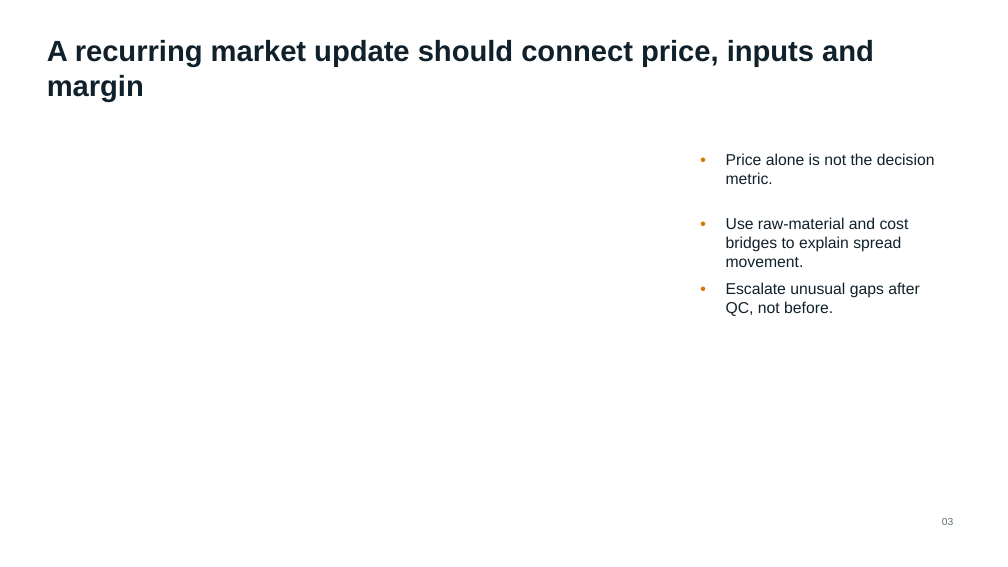
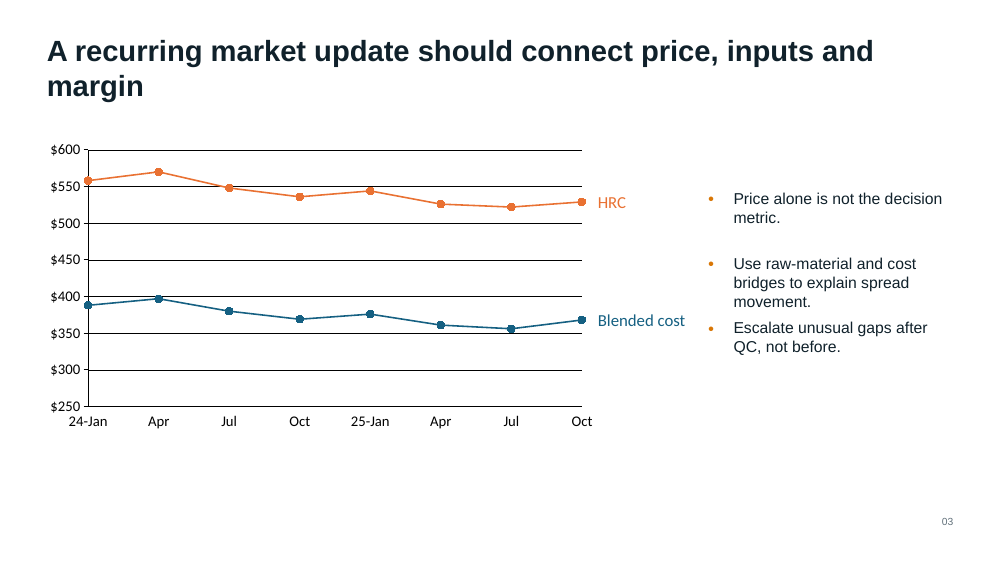
Before and after one commit to aimiaosu-blip/steel-strategy-analytics-portfolio, a slide deck: slide 4 of deck/china_steel_strategy_brief.pptx. Drawn at 1008x567 pixels with LibreOffice and Linux fonts; fonts in the diff are those of the drawing. Boxes give left, top, right and bottom in pixels: in the first picture for what was removed or moved away, otherwise in the second. Text is boxed around its words. In the diff, an @@ line names an element or a change of style, - is before the commit and + after.

Commit message:
Add files via upload
Update strategy deck with editable think-cell charts

```diff
--- a/deck/china_steel_strategy_brief.pptx
+++ b/deck/china_steel_strategy_brief.pptx
@@ line chart added at box(33, 133, 589, 424) @@
+categories: 1, 2, 3, 4, 5, 6, 7, 8
+Series 1: 560, 570, 550, 540, 540, 530, 520, 530
+Series 2: 390, 400, 380, 370, 380, 360, 360, 370
@@ text added at box(598, 197, 626, 208), 16 pt, text #E97132 @@
+HRC
@@ 6 texts: place and size @@
-6 texts at box(693, 146, 935, 316)
+6 texts at box(701, 185, 943, 355)
@@ text added at box(598, 314, 686, 326), 16 pt, text #156082 @@
+Blended cost
@@ text added at box(69, 416, 108, 426), 14 pt, text #000000 @@
+24-Jan
@@ text added at box(148, 416, 169, 429), 14 pt, text #000000 @@
+Apr
@@ text added at box(221, 415, 237, 426), 14 pt, text #000000 @@
+Jul
@@ text added at box(289, 416, 310, 426), 14 pt, text #000000 @@
+Oct
@@ text added at box(351, 416, 390, 426), 14 pt, text #000000 @@
+25-Jan
@@ text added at box(430, 416, 451, 429), 14 pt, text #000000 @@
+Apr
@@ text added at box(504, 415, 520, 426), 14 pt, text #000000 @@
+Jul
@@ text added at box(572, 416, 593, 426), 14 pt, text #000000 @@
+Oct
```
Also in this commit, not shown: 1 other slide changed, 1 other file.
